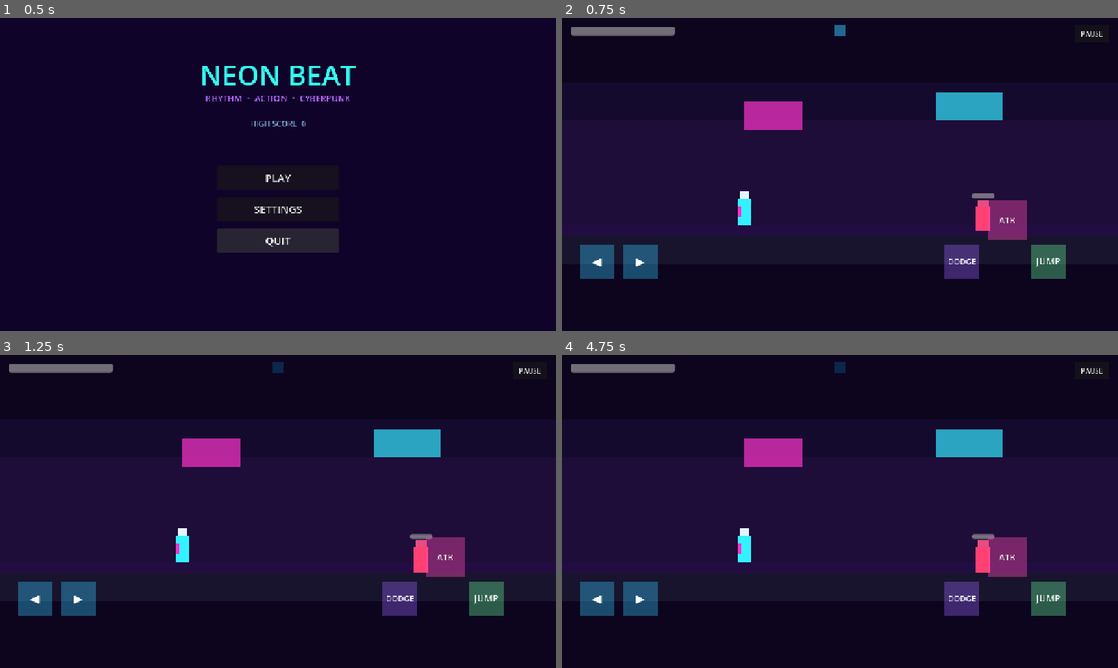
Above: before the commit, frames 1-4 (two rows, left to right).
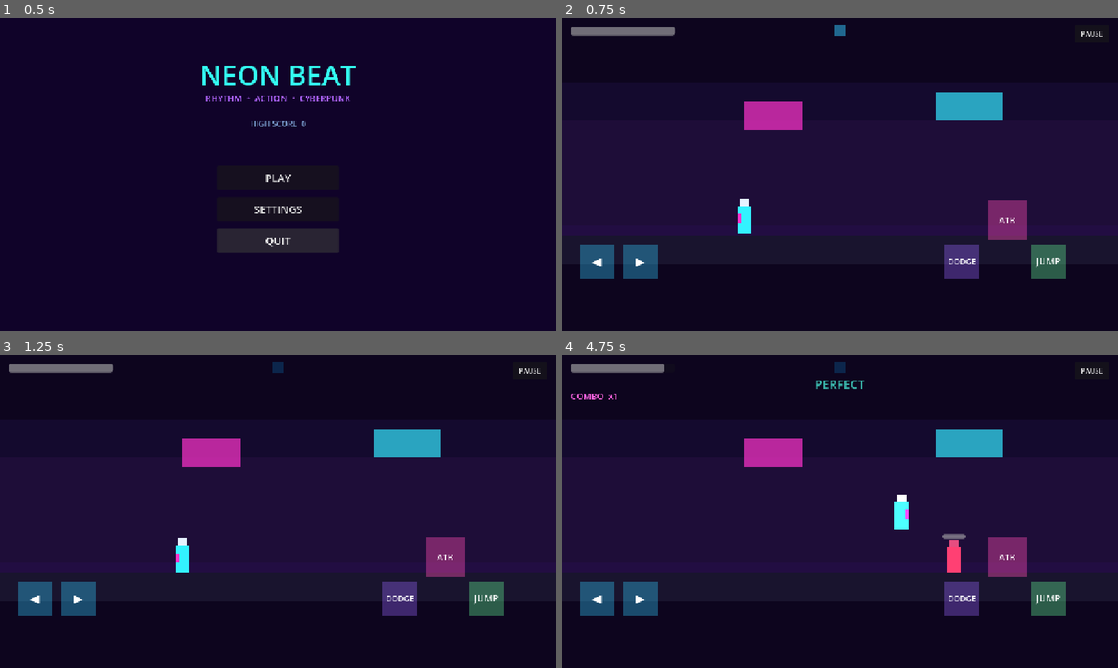
Above: after the commit, the same moments.

Repository: ar5813053-droid/Dead-as-beat
Game: Godot game, scene res://scenes/boot/boot.tscn
Same seed, same stepped clock (60 frames per second), same inputs: the game is played once before the commit and once after it.
Inputs:
- Up to frame 1 (0.5 s): no input
- Up to frame 2 (0.75 s): click "PLAY" at 0.5 s
- Up to frame 3 (1.25 s): no input
- Up to frame 4 (4.75 s): click "PAUSE" at 1.25 s; click "RESTART" at 2 s; tap Enter at 2.75 s; hold D (move_right) 2.78-4.28 s; tap J (attack) at 2.85, 4.55 s; tap Space (jump) at 3.02, 3.32, 3.77, 3.8, 4.07, 4.35 s; tap K (dodge) at 3.05, 3.6 s; hold A (move_left) from 4.28 s (still down)

Frame 1 is identical in both runs. In frame 2, 0.5% of the frame differs, in the area x 31-78%, y 55-69%; in frame 3, 0.6%; in frame 4, 1.4%, in the area x 1-78%, y 2-70%.
Error before the commit: Parse Error: Expected closing ")" after grouping expression. (res://scripts/player/player_controller.gd:134)

Commit message:
fix: Android export — GDScript parse errors and Godot editor settings
- player_controller.gd: use Array for `in` check (tuple parens are parse error in GDScript)
- touch_controls.gd: rename `_set` → `_set_touch` (conflicts with Object._set signature)
- android-apk.yml: write valid EditorSettings .tres (gd_resource header + keystore paths)
- dump export log on APK failure for faster diagnosis

Diff:
--- a/scripts/player/player_controller.gd
+++ b/scripts/player/player_controller.gd
@@ -131,7 +131,7 @@
 	attack_performed.emit(quality)
 	if quality == "perfect":
 		GameState.add_combo()
-	elif quality in ("early", "late"):
+	elif quality in ["early", "late"]:
 		GameState.add_combo()
 	else:
 		GameState.break_combo()
--- a/scripts/ui/touch_controls.gd
+++ b/scripts/ui/touch_controls.gd
@@ -13,27 +13,27 @@
 	visible = true
 	# Scale based on settings
 	scale = Vector2.ONE * GameState.touch_controls_scale
-	# Connect buttons
+	# Connect buttons (do not name helper `_set` — conflicts with Object._set)
 	if btn_left:
-		btn_left.pressed.connect(func(): _set("left", true))
-		btn_left.released.connect(func(): _set("left", false))
+		btn_left.pressed.connect(func(): _set_touch("left", true))
+		btn_left.released.connect(func(): _set_touch("left", false))
 	if btn_right:
-		btn_right.pressed.connect(func(): _set("right", true))
-		btn_right.released.connect(func(): _set("right", false))
+		btn_right.pressed.connect(func(): _set_touch("right", true))
+		btn_right.released.connect(func(): _set_touch("right", false))
 	if btn_jump:
-		btn_jump.pressed.connect(func(): _set("jump", true))
-		btn_jump.released.connect(func(): _set("jump", false))
+		btn_jump.pressed.connect(func(): _set_touch("jump", true))
+		btn_jump.released.connect(func(): _set_touch("jump", false))
 	if btn_attack:
-		btn_attack.pressed.connect(func(): _set("attack", true))
-		btn_attack.released.connect(func(): _set("attack", false))
+		btn_attack.pressed.connect(func(): _set_touch("attack", true))
+		btn_attack.released.connect(func(): _set_touch("attack", false))
 	if btn_dodge:
-		btn_dodge.pressed.connect(func(): _set("dodge", true))
-		btn_dodge.released.connect(func(): _set("dodge", false))
+		btn_dodge.pressed.connect(func(): _set_touch("dodge", true))
+		btn_dodge.released.connect(func(): _set_touch("dodge", false))
 
 func bind_player(p: Node) -> void:
 	player = p
 
-func _set(action: String, pressed: bool) -> void:
+func _set_touch(action: String, pressed: bool) -> void:
 	if player == null or not is_instance_valid(player):
 		return
 	match action:
Not shown, changed: .github/workflows/android-apk.yml
